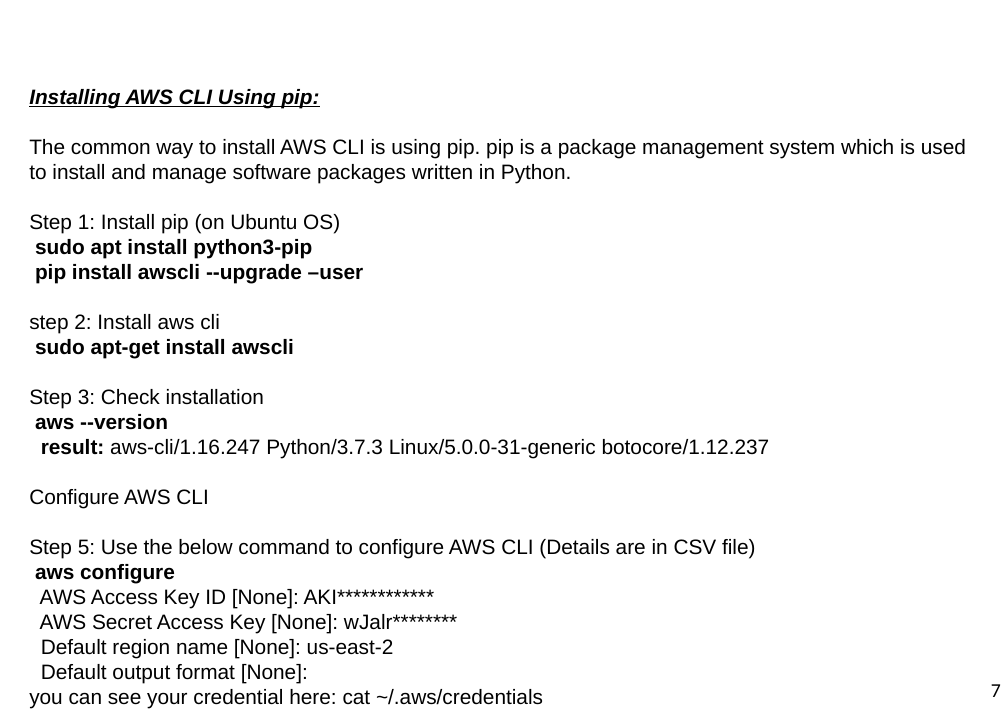
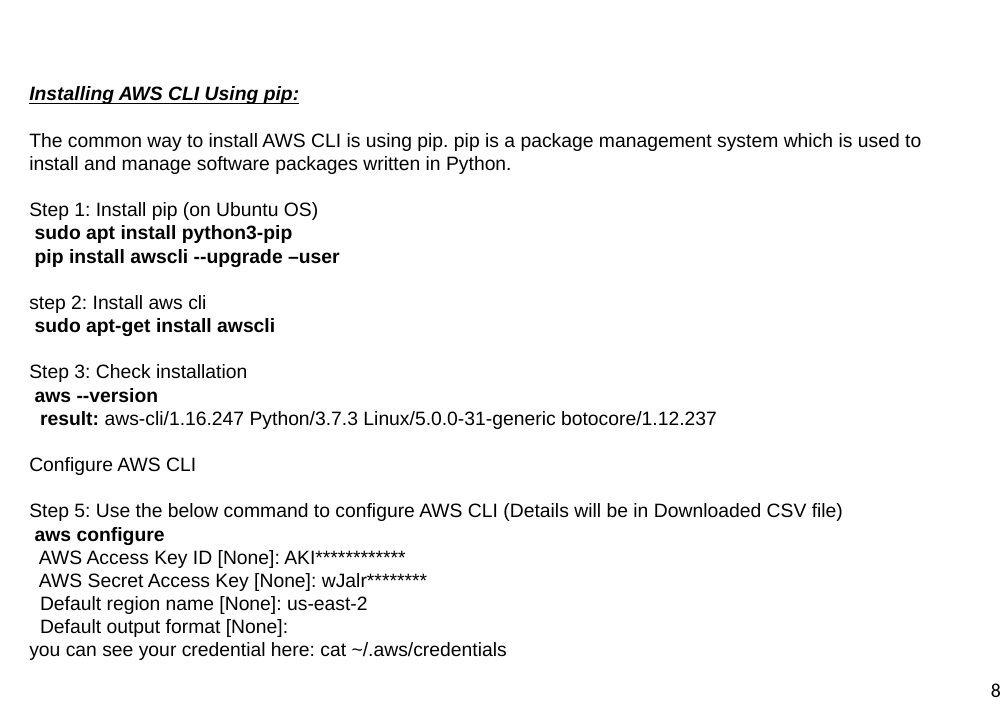
Before and after one commit to kiranpe/DevOpsCloud, a slide deck: slide 8 of DevOpsDoc.pptx (slide 7 before the commit). Drawn at 1008x712 pixels with LibreOffice and Linux fonts; fonts in the diff are those of the drawing; background and template pictures are left out. Boxes give left, top, right and bottom in pixels: in the first picture for what was removed or moved away, otherwise in the second. Text is boxed around its words. In the diff, an @@ line names an element or a change of style, - is before the commit and + after.

```diff
--- a/DevOpsDoc.pptx
+++ b/DevOpsDoc.pptx
@@ subtitle at (29,86,921,660): size 19 to 17.6 pt in "Installing AWS CLI Using pip:", "The common way to install AWS CLI ...", "Step 1: Install pip (on Ubuntu OS)", "sudo apt install python3-pip" and 13 more places @@
@@ subtitle at (29,503,843,521): text changed; size 19 to 17.6 pt @@
-Step 5: Use the below command to configure AWS CLI (Details are in CSV file)
+Step 5: Use the below command to configure AWS CLI (Details will be in Downloaded CSV file)
@@ page number at (991,683,1001,697): text changed @@
-7
+8
```
Also in this commit, not shown: 15 other slides changed, 1 slide added.
